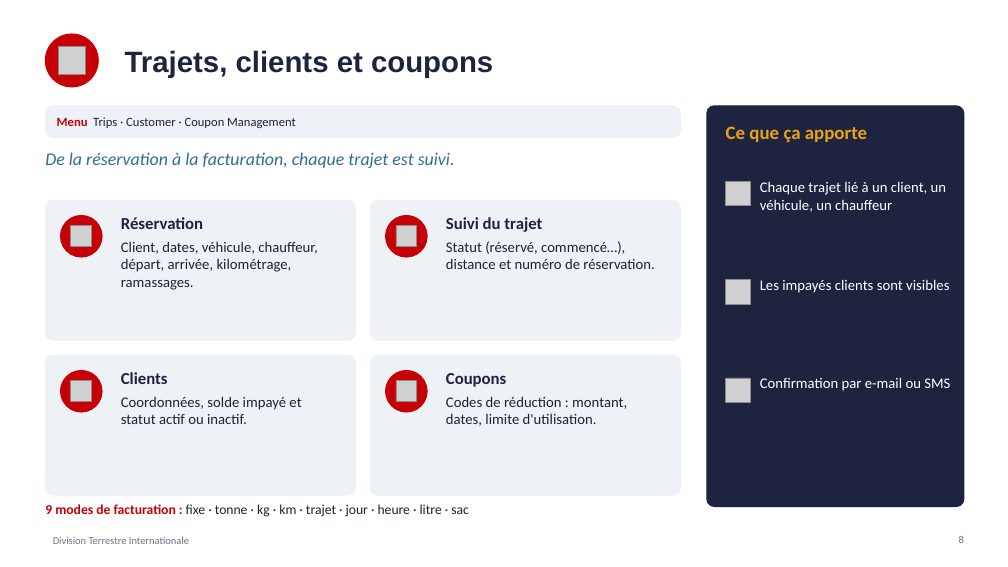
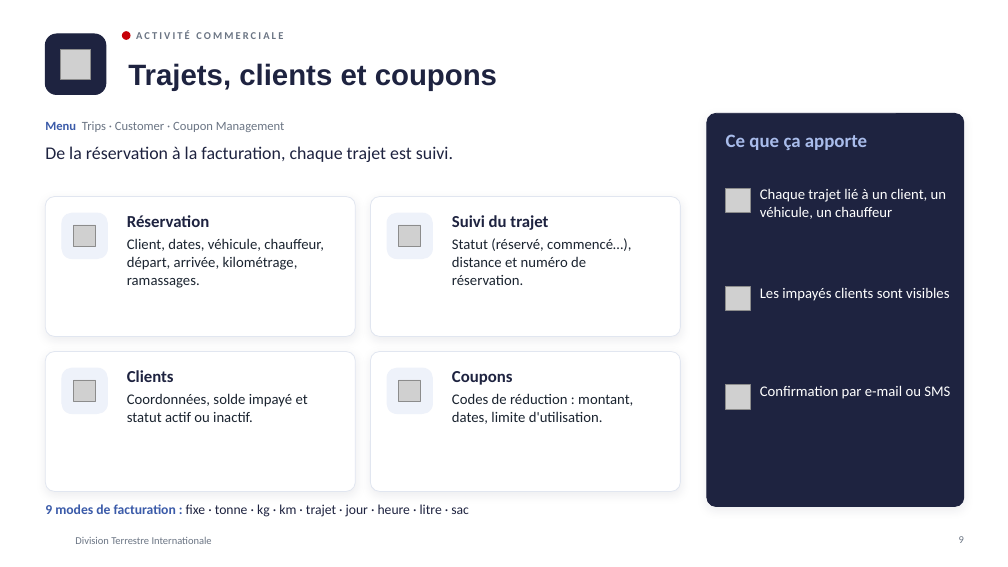
Before and after one commit to meledjearmel/portfolio-assets, a slide deck: slide 9 of formations/dti/presentation-division-terrestre-internationale.pptx (slide 8 before the commit). Drawn at 1008x567 pixels with LibreOffice and Linux fonts; fonts in the diff are those of the drawing; grey boxes stand for pictures; background and template pictures are left out. Boxes give left, top, right and bottom in pixels: in the first picture for what was removed or moved away, otherwise in the second. Text is boxed around its words. In the diff, an @@ line names an element or a change of style, - is before the commit and + after.

```diff
--- a/formations/dti/presentation-division-terrestre-internationale.pptx
+++ b/formations/dti/presentation-division-terrestre-internationale.pptx
@@ rounded rectangle added at box(45, 34, 106, 95), fill #1E2340, outline #1E2340 1 pt @@
@@ picture: place and size @@
-picture at box(58, 47, 85, 74)
+picture at box(60, 49, 91, 79)
@@ title "Trajets, clients et coupons": place and size @@
-title "Trajets, clients et coupons" at box(125, 50, 493, 78)
+title "Trajets, clients et coupons" at box(128, 63, 497, 90)
@@ ellipse: place and size @@
-ellipse at box(45, 34, 98, 87)
+ellipse at box(123, 32, 130, 39)
@@ text added at box(136, 31, 283, 39), 10 pt, text #6B7584, bold @@
+ACTIVITÉ COMMERCIALE
@@ text "Menu Trips · Customer · ...": place and size @@
-text "Menu Trips · Customer · ..." at box(57, 117, 296, 128)
+text "Menu Trips · Customer · ..." at box(45, 121, 285, 132)
@@ text "Menu Trips · Customer · ..." at box(45, 121, 285, 132): text colour #C60007 to #3B5BA9 in "Menu"; text colour #1E2340 to #6B7584 in "Trips · Customer · Coupon Management" @@
@@ rounded rectangle removed at box(45, 106, 681, 138) @@
@@ rounded rectangle: place and size @@
-rounded rectangle at box(707, 106, 964, 507)
+rounded rectangle at box(707, 113, 964, 507)
@@ rounded rectangle at box(707, 113, 964, 507): outline #1E2340 1 pt to #1E2340 0.75 pt; shadow on; proportions changed @@
@@ text "De la réservation à la ..." at box(45, 146, 453, 162): text colour #2E6F8E to #1E2340, italic off @@
@@ text "Ce que ça apporte" at box(726, 134, 867, 150): text colour #E8A317 to #A9BCEB @@
@@ text "Réservation": place and size @@
-text "Réservation" at box(121, 217, 318, 290)
+text "Réservation" at box(127, 215, 324, 288)
@@ text "Suivi du trajet" rewrapped from box(446, 217, 654, 269) to box(452, 215, 631, 285) @@
@@ 3 pictures, 1 text: place and size @@
-3 pictures, 1 text at box(726, 181, 946, 402)
+3 pictures, 1 text at box(726, 188, 946, 409)
@@ ellipse removed at box(60, 216, 102, 257) @@
@@ rounded rectangle added at box(62, 213, 107, 259), fill #EEF2FA, outline #EEF2FA 1 pt @@
@@ 4 pictures: place and size @@
-4 pictures at box(71, 226, 417, 402)
+4 pictures at box(74, 225, 421, 402)
@@ ellipse removed at box(386, 216, 427, 257) @@
@@ rounded rectangle added at box(387, 213, 433, 259), fill #EEF2FA, outline #EEF2FA 1 pt @@
@@ 3 texts: place and size @@
-3 texts at box(726, 126, 950, 391)
+3 texts at box(726, 134, 950, 399)
@@ fill #EEF1F5 to #FFFFFF; outline #EEF1F5 1 pt to #E1E6F0 0.75 pt; shadow on; proportions changed in 4 elements at box(371, 197, 681, 337), box(45, 197, 355, 337), box(45, 352, 355, 492), box(371, 352, 681, 492) @@
@@ ellipse removed at box(60, 371, 102, 412) @@
@@ rounded rectangle added at box(62, 368, 107, 414), fill #EEF2FA, outline #EEF2FA 1 pt @@
@@ text "Clients": place and size @@
-text "Clients" at box(121, 372, 301, 424)
+text "Clients" at box(127, 370, 308, 422)
@@ ellipse removed at box(386, 371, 427, 412) @@
@@ rounded rectangle added at box(387, 368, 433, 414), fill #EEF2FA, outline #EEF2FA 1 pt @@
@@ text "Coupons": place and size @@
-text "Coupons" at box(446, 373, 627, 426)
+text "Coupons" at box(452, 371, 633, 424)
@@ text "9 modes de facturation : ..." at box(45, 504, 469, 517): text colour #C60007 to #3B5BA9 in "9 modes de facturation :"; text colour #1B2430 to #1E2340 in "fixe · tonne · kg · km ..." @@
@@ text "Division Terrestre Internationale": place and size @@
-text "Division Terrestre Internationale" at box(53, 537, 189, 544)
+text "Division Terrestre Internationale" at box(75, 537, 212, 544)
```
Also in this commit, not shown: 17 other slides changed, 2 slides added, 1 other file.
